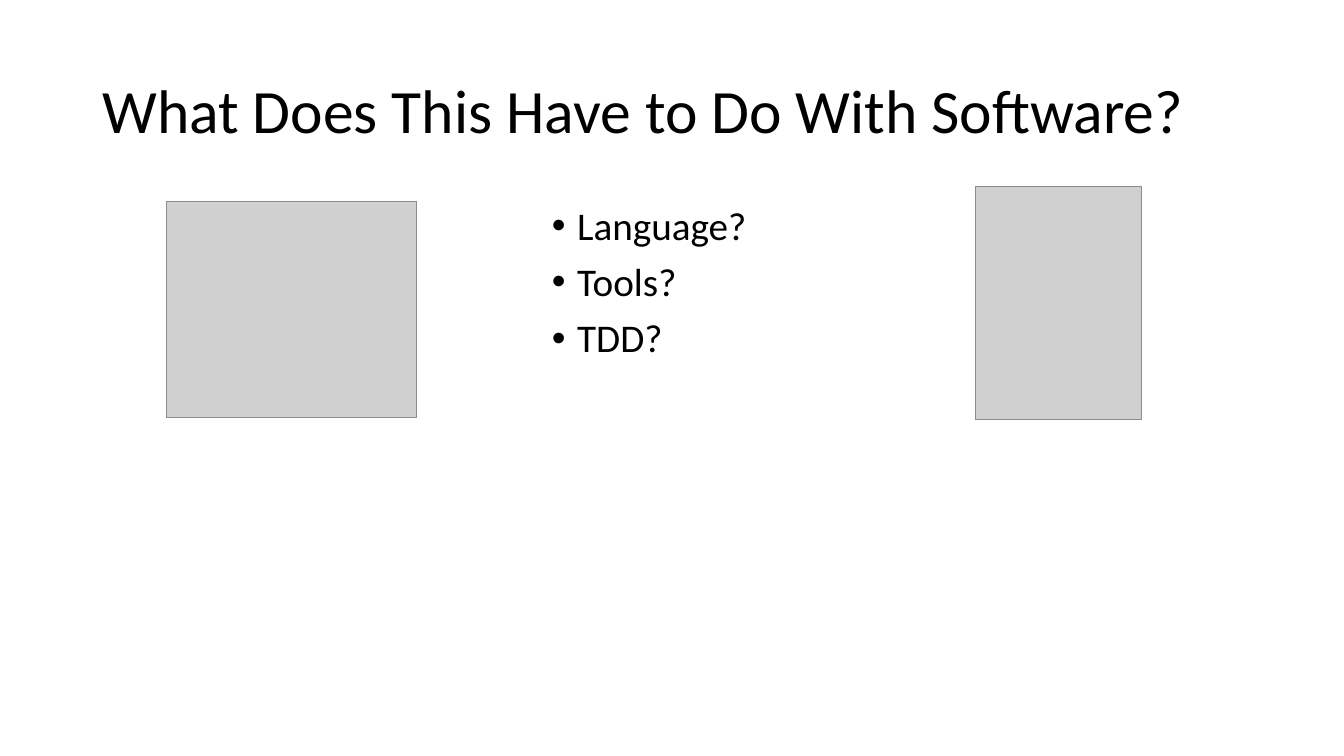
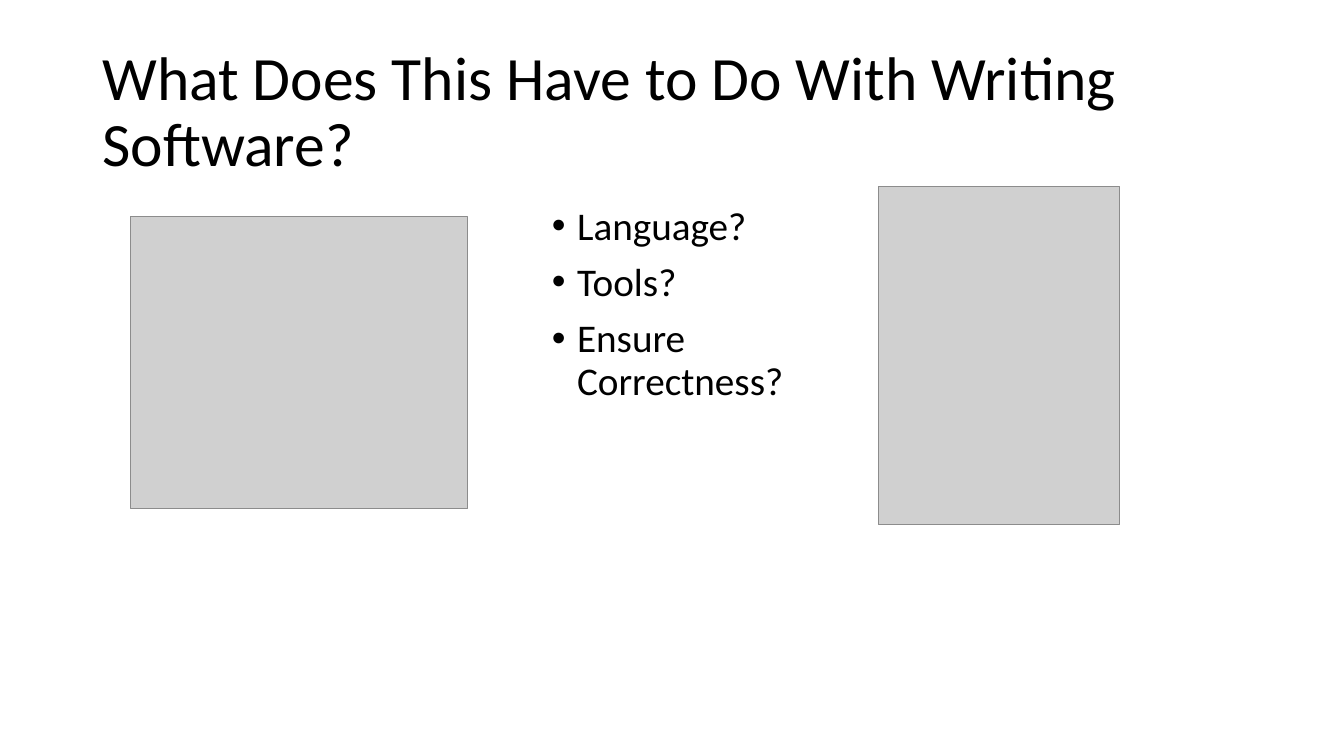
Before and after one commit to jamessdixon/REPL-Driven-Development, a slide deck: slide 14 of REPL-Driven-Development.pptx (slide 21 before the commit). Drawn at 1344x756 pixels with LibreOffice and Linux fonts; fonts in the diff are those of the drawing; grey boxes stand for pictures. Boxes give left, top, right and bottom in pixels: in the first picture for what was removed or moved away, otherwise in the second. Text is boxed around its words. In the diff, an @@ line names an element or a change of style, - is before the commit and + after.

Commit message:
more ppt

```diff
--- a/REPL-Driven-Development.pptx
+++ b/REPL-Driven-Development.pptx
@@ title at bbox=[102, 57, 1115, 167]: text changed @@
-What Does This Have to Do With Software?
+What Does This Have to Do With Writing Software?
@@ picture: place and size @@
-picture at bbox=[975, 187, 1141, 419]
+picture at bbox=[878, 187, 1119, 525]
@@ picture: place and size @@
-picture at bbox=[166, 202, 416, 418]
+picture at bbox=[131, 217, 468, 509]
@@ text at bbox=[577, 327, 783, 396]: text changed @@
-• TDD?
+• Ensure Correctness?
```
Also in this commit, not shown: 2 other slides changed, 12 slides added, 8 slides removed, 1 other file.
